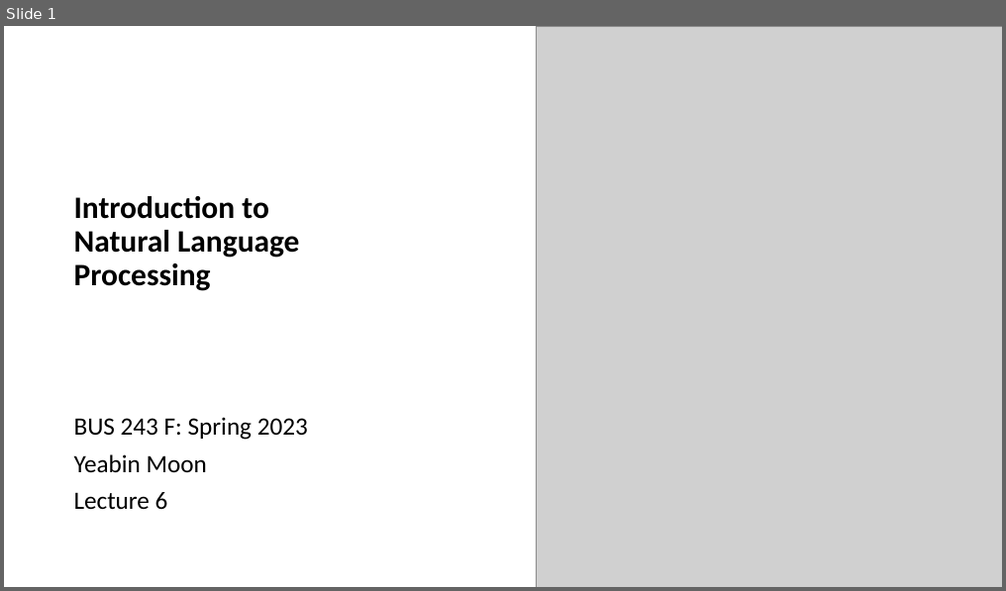
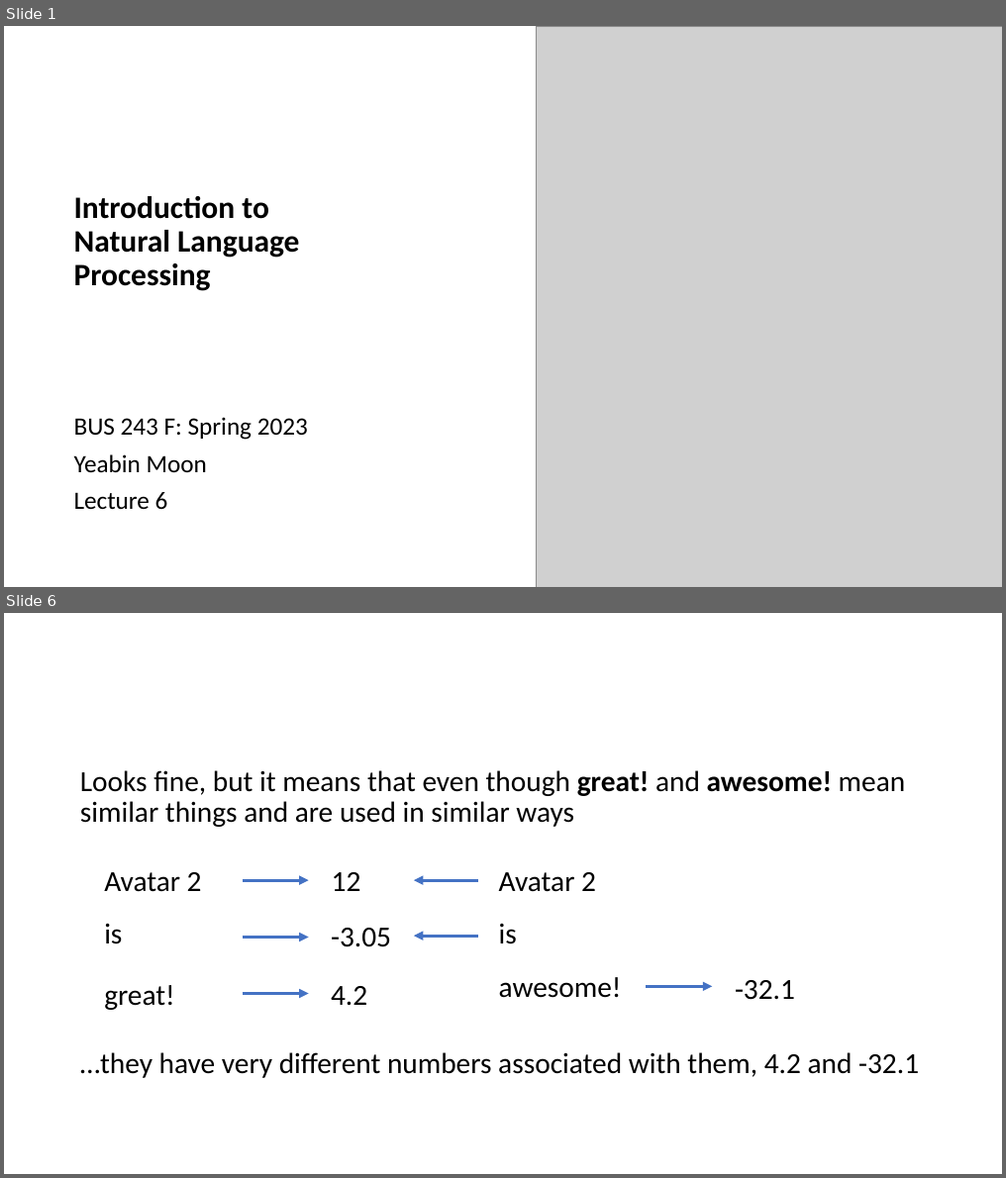
Before and after one commit to YeabinMoonEcon/BUS211, a slide deck: BUS243_NLP/lecture_notes/Lecture6_2.pptx. Shown one above the other, each under a label of ours: slide 1 before the commit, slides 1 and 6 after it; the slides between them are not shown. The pictures are 1006x591 and 1006x1178 pixels, drawn with LibreOffice and Linux fonts; fonts in the diff are those of the drawing; grey boxes stand for pictures. Boxes give left, top, right and bottom in pixels: in the first picture for what was removed or moved away, otherwise in the second. Text is boxed around its words. In the diff, an @@ line names an element or a change of style, - is before the commit and + after.

```diff
--- a/BUS243_NLP/lecture_notes/Lecture6_2.pptx
+++ b/BUS243_NLP/lecture_notes/Lecture6_2.pptx
@@ slide 6 added at [4, 613, 1002, 1174], background #FFFFFF @@
@@ text added at [80, 770, 919, 1078], 28 pt, text #000000 @@
+Looks fine, but it means that even though great! and awesome! mean similar things and are used in similar ways
+…they have very different numbers associated with them, 4.2 and -32.1
@@ text added at [104, 872, 202, 892], 28 pt, text #000000 @@
+Avatar 2
@@ text added at [332, 872, 361, 891], 28 pt, text #000000 @@
+12
@@ text added at [499, 872, 596, 892], 28 pt, text #000000 @@
+Avatar 2
@@ arrow added from (242, 880) to (309, 880), #4472C4 3 pt @@
@@ arrow added from (478, 880) to (414, 880), #4472C4 3 pt @@
@@ text added at [104, 923, 122, 945], 28 pt, text #000000 @@
+is
@@ arrow added from (242, 937) to (309, 937), #4472C4 3 pt @@
@@ text added at [331, 928, 391, 948], 28 pt, text #000000 @@
+-3.05
@@ arrow added from (478, 936) to (414, 936), #4472C4 3 pt @@
@@ text added at [499, 924, 517, 945], 28 pt, text #000000 @@
+is
@@ text added at [104, 985, 174, 1010], 28 pt, text #000000 @@
+great!
@@ arrow added from (242, 994) to (309, 994), #4472C4 3 pt @@
@@ text added at [331, 986, 367, 1006], 28 pt, text #000000 @@
+4.2
@@ text added at [499, 977, 622, 998], 28 pt, text #000000 @@
+awesome!
@@ arrow added from (647, 986) to (712, 986), #4472C4 3 pt @@
@@ text added at [735, 980, 795, 1000], 28 pt, text #000000 @@
+-32.1
```
Also in this commit, not shown: 91 other slides added, 12 slides removed, 2 other files.
